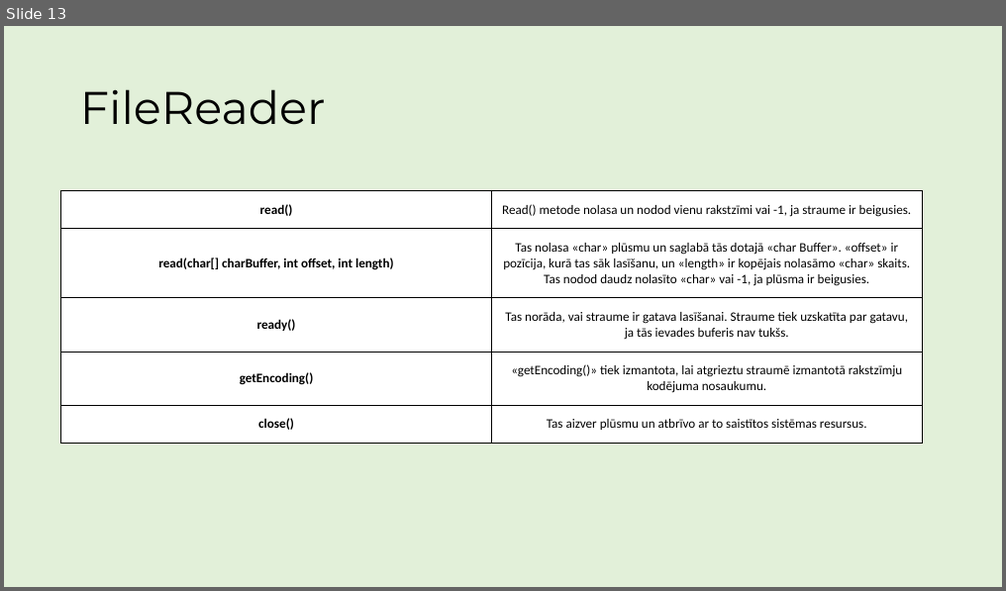
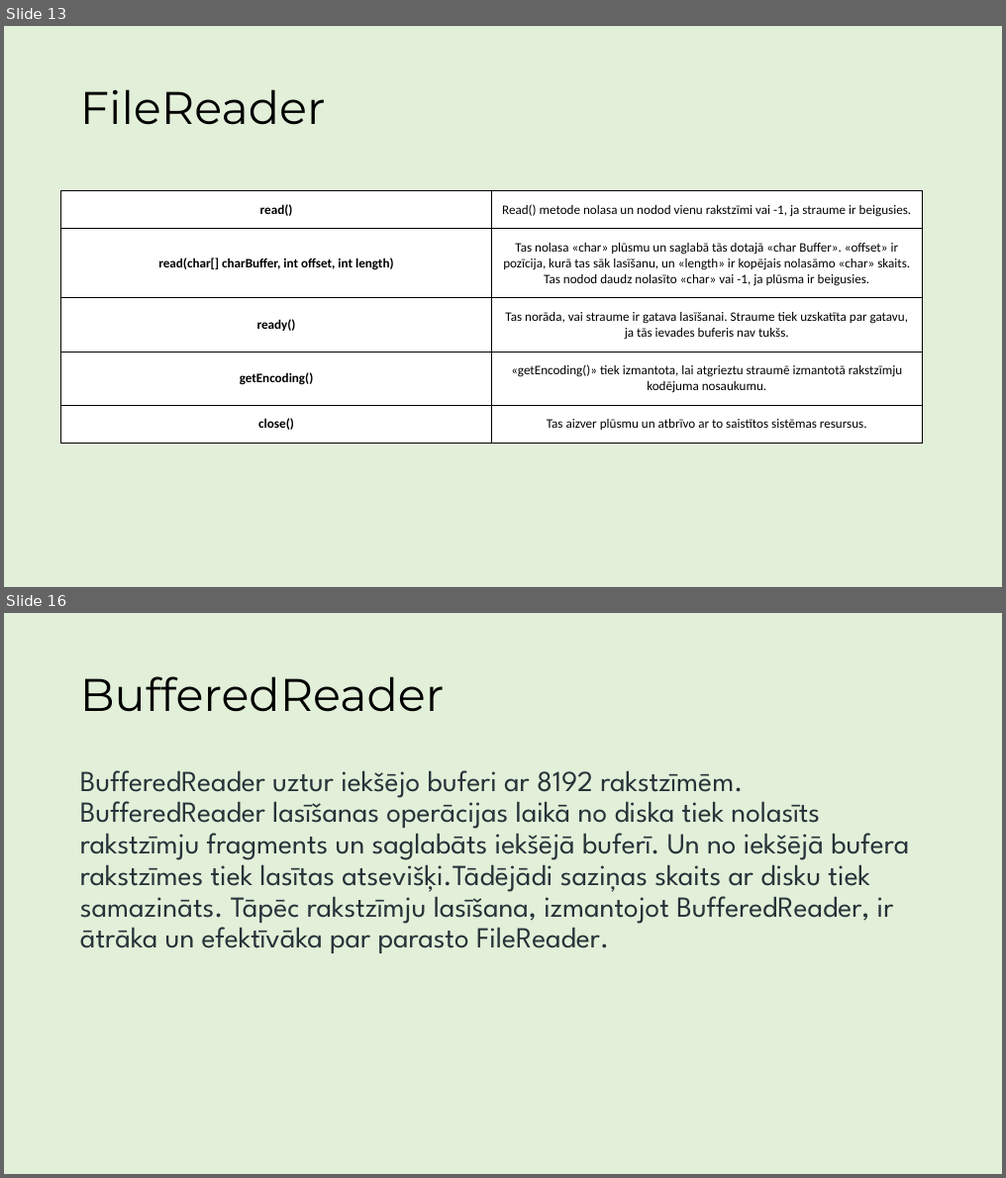
Before and after one commit to ricciss/TekstaDatnes, a slide deck: MacibuMaterials.pptx. Shown one above the other, each under a label of ours: slide 13 before the commit, slides 13 and 16 after it; the slides between them are not shown. The pictures are 1006x591 and 1006x1178 pixels, drawn with LibreOffice and Linux fonts; fonts in the diff are those of the drawing. Boxes give left, top, right and bottom in pixels: in the first picture for what was removed or moved away, otherwise in the second. Text is boxed around its words. In the diff, an @@ line names an element or a change of style, - is before the commit and + after.

Commit message:
Pievienota informācija par bufferedReader

```diff
--- a/MacibuMaterials.pptx
+++ b/MacibuMaterials.pptx
@@ slide 16 added at (4,613,1002,1174), background #E2F0D9 @@
@@ title added at (80,676,445,712), 44 pt, text #000000 @@
+BufferedReader
@@ text added at (80,770,909,954), 28 pt, text #273239 @@
+BufferedReader uztur iekšējo buferi ar 8192 rakstzīmēm. BufferedReader lasīšanas operācijas laikā no diska tiek nolasīts rakstzīmju fragments un saglabāts iekšējā buferī. Un no iekšējā bufera rakstzīmes tiek lasītas atsevišķi.Tādējādi saziņas skaits ar disku tiek samazināts. Tāpēc rakstzīmju lasīšana, izmantojot BufferedReader, ir ātrāka un efektīvāka par parasto FileReader.
```
Also in this commit, not shown: 1 slide changed, 6 other slides added, 1 slide removed.
